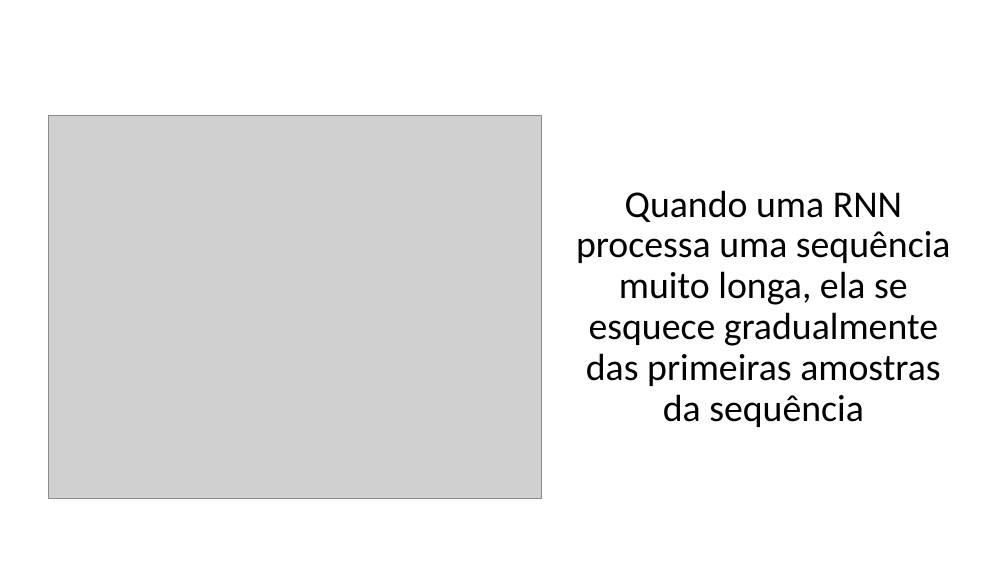
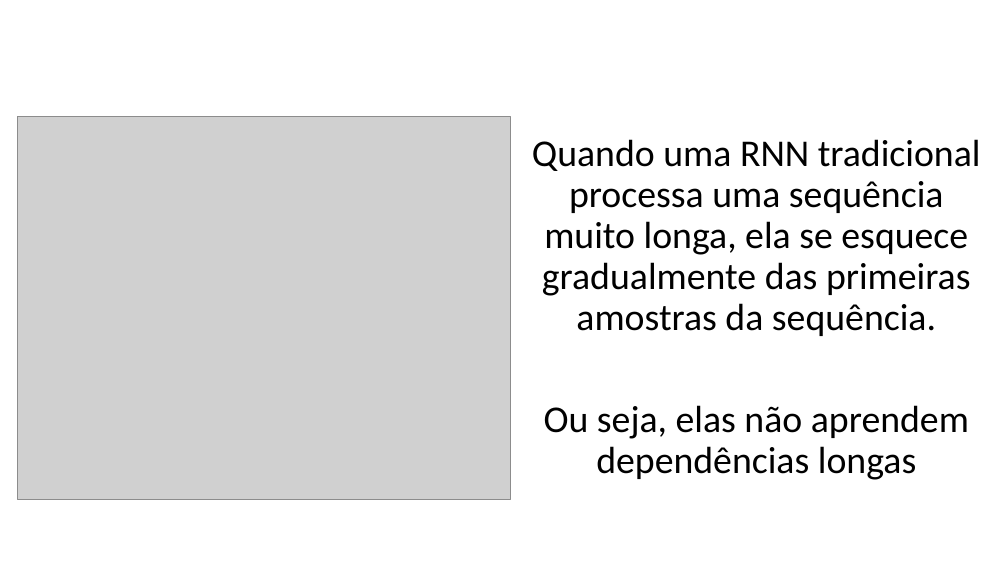
Before and after one commit to zz4fap/c24_inteligencia_artificial, a slide deck: slide 37 of slides/C24_RNN.pptx (slide 40 before the commit). Drawn at 1008x567 pixels with LibreOffice and Linux fonts; fonts in the diff are those of the drawing; grey boxes stand for pictures. Boxes give left, top, right and bottom in pixels: in the first picture for what was removed or moved away, otherwise in the second. Text is boxed around its words. In the diff, an @@ line names an element or a change of style, - is before the commit and + after.

```diff
--- a/slides/C24_RNN.pptx
+++ b/slides/C24_RNN.pptx
@@ picture: place and size @@
-picture at [48,116,541,498]
+picture at [17,116,510,499]
@@ text at [532,139,981,480]: text changed @@
-Quando uma RNN processa uma sequência muito longa, ela se esquece gradualmente das primeiras amostras da sequência
+Quando uma RNN tradicional processa uma sequência muito longa, ela se esquece gradualmente das primeiras amostras da sequência.
+Ou seja, elas não aprendem dependências longas
```
Also in this commit, not shown: 2 other slides changed, 1 slide added, 2 slides removed.
